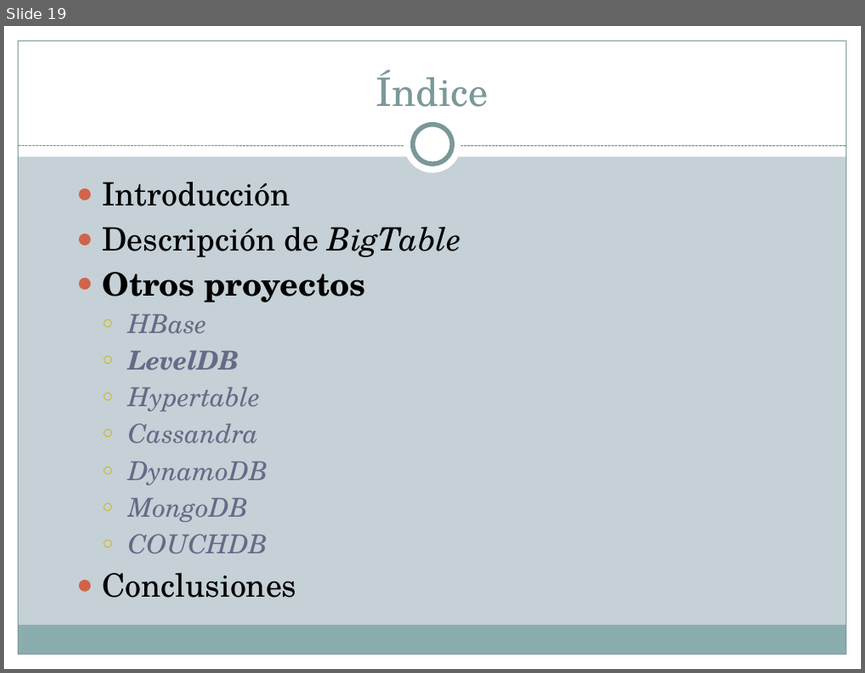
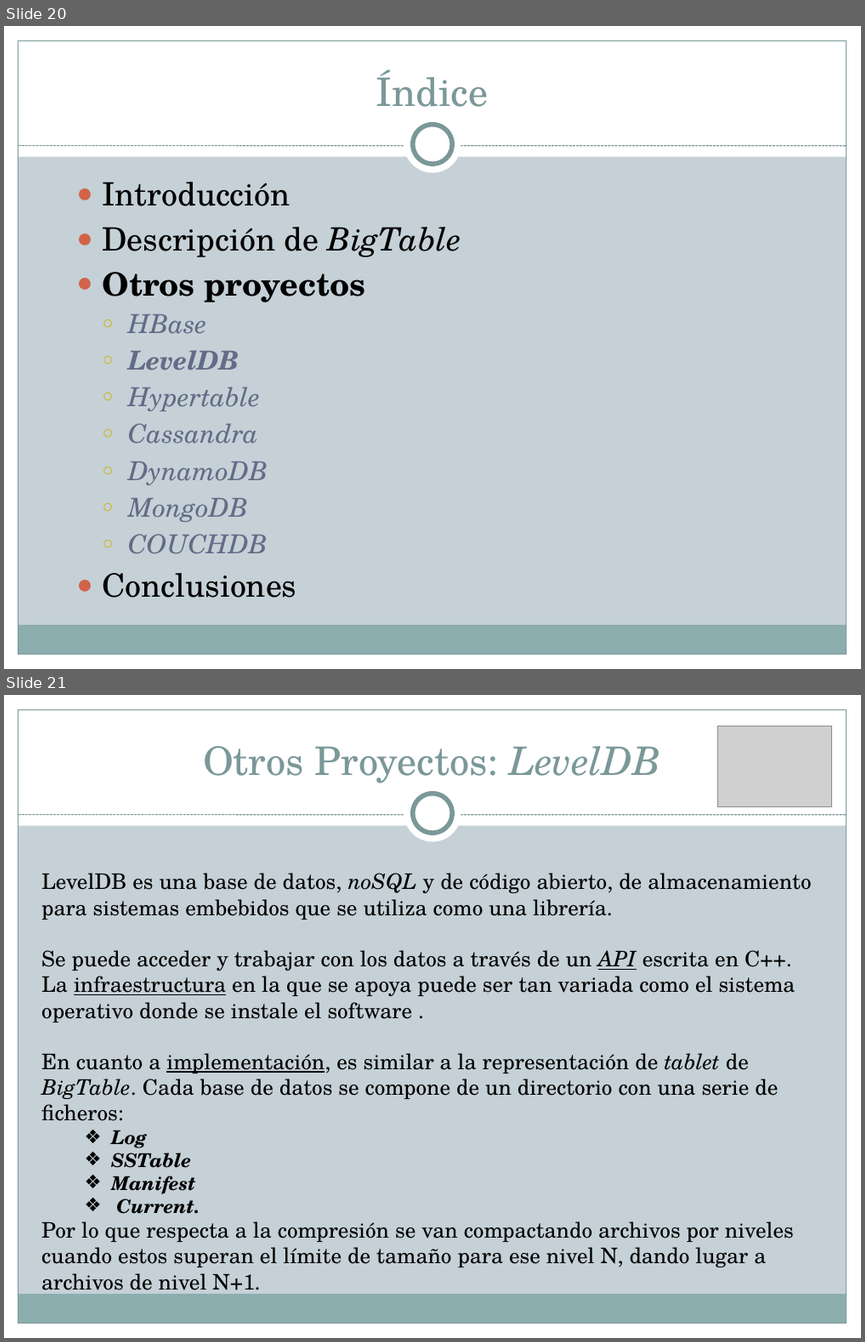
Before and after one commit to Transistores-de-silicio/Trabajo-MABD, a slide deck: BigTable - copia para Carlitos.pptx. Shown one above the other, each under a label of ours: slide 19 before the commit, slides 20 and 21 after it. The pictures are 865x673 and 865x1342 pixels, drawn with LibreOffice and Linux fonts; fonts in the diff are those of the drawing; grey boxes stand for pictures. Boxes give left, top, right and bottom in pixels: in the first picture for what was removed or moved away, otherwise in the second. Text is boxed around its words. In the diff, an @@ line names an element or a change of style, - is before the commit and + after.

```diff
--- a/BigTable - copia para Carlitos.pptx
+++ b/BigTable - copia para Carlitos.pptx
@@ slide 21 added at <box>4,695,861,1338</box>, background #C5D1D7; not listed: 9 template elements that a slide beside it also shows @@
@@ picture added at <box>717,726,832,806</box> @@
@@ title added at <box>203,746,662,783</box>, 33 pt, text #7C999A @@
+Otros Proyectos: LevelDB
@@ text added at <box>41,873,811,1296</box>, 18 pt, text #000000 @@
+LevelDB es una base de datos, noSQL y de código abierto, de almacenamiento para sistemas embebidos que se utiliza como una librería.
+Se puede acceder y trabajar con los datos a través de un API escrita en C++.
+La infraestructura en la que se apoya puede ser tan variada como el sistema operativo donde se instale el software .
+En cuanto a implementación, es similar a la representación de tablet de BigTable. Cada base de datos se compone de un directorio con una serie de ficheros:
+  ❖ Log
+  ❖ SSTable
+  ❖ Manifest
+  ❖ Current.
+Por lo que respecta a la compresión se van compactando archivos por niveles cuando estos superan el límite de tamaño para ese nivel N, dando lugar a archivos de nivel N+1.
@@ what was slide 19 is now slide 20 @@
```
Also in this commit, not shown: 13 slides changed, 11 other slides added, 1 other file.
